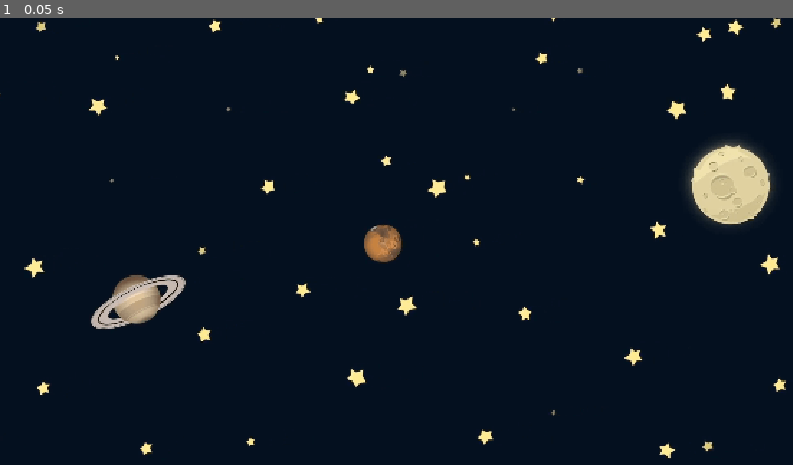
Above: before the commit, frame 1.
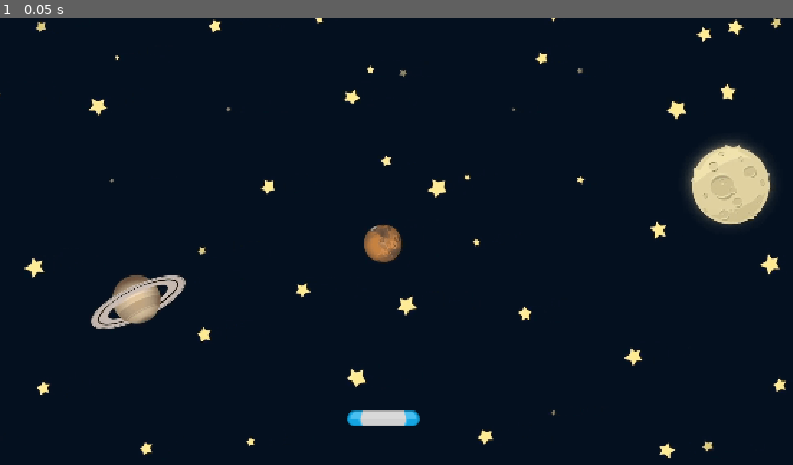
Above: after the commit, the same moment.

Repository: DeltaMonkey/GodotGDScriptGemCatcher
Game: Godot game, scene res://Scenes/Game/Game.tscn
Two runs of this game, one before a commit and one after it. Both use one fixed random seed, a clock stepped at 60 frames per second and the inputs below.
Inputs:
- Up to frame 1 (0.05 s): no input

The runs differ from the first frame. In frame 1, 0.3% of the frame differs, in the area x 43-53%, y 87-92%.

Commit message:
Paddle scene added

Diff:
--- a/Scenes/Game/Game.tscn
+++ b/Scenes/Game/Game.tscn
@@ -1,6 +1,7 @@
-[gd_scene load_steps=2 format=3 uid="uid://dpisj8vnqrjyh"]
+[gd_scene load_steps=3 format=3 uid="uid://dpisj8vnqrjyh"]
 
 [ext_resource type="Texture2D" uid="uid://c18f4c22h4jnq" path="res://Assets/GameBg.png" id="1_rdw05"]
+[ext_resource type="PackedScene" uid="uid://b6rj8fnml0baw" path="res://Scenes/Paddle/Paddle.tscn" id="2_gwu2e"]
 
 [node name="Game" type="Node2D"]
 
@@ -8,3 +9,6 @@
 position = Vector2(586, 330)
 scale = Vector2(0.65, 0.65)
 texture = ExtResource("1_rdw05")
+
+[node name="Paddle" parent="." instance=ExtResource("2_gwu2e")]
+position = Vector2(552, 577)
--- /dev/null
+++ b/Scenes/Paddle/Paddle.tscn
@@ -0,0 +1,16 @@
+[gd_scene load_steps=3 format=3 uid="uid://b6rj8fnml0baw"]
+
+[ext_resource type="Texture2D" uid="uid://i33tcxif22yt" path="res://Assets/paddleBlu.png" id="1_p4bap"]
+
+[sub_resource type="CapsuleShape2D" id="CapsuleShape2D_wuola"]
+radius = 12.0
+height = 104.0
+
+[node name="Paddle" type="Area2D"]
+
+[node name="Sprite2D" type="Sprite2D" parent="."]
+texture = ExtResource("1_p4bap")
+
+[node name="CollisionShape2D" type="CollisionShape2D" parent="."]
+rotation = 1.5707964
+shape = SubResource("CapsuleShape2D_wuola")
